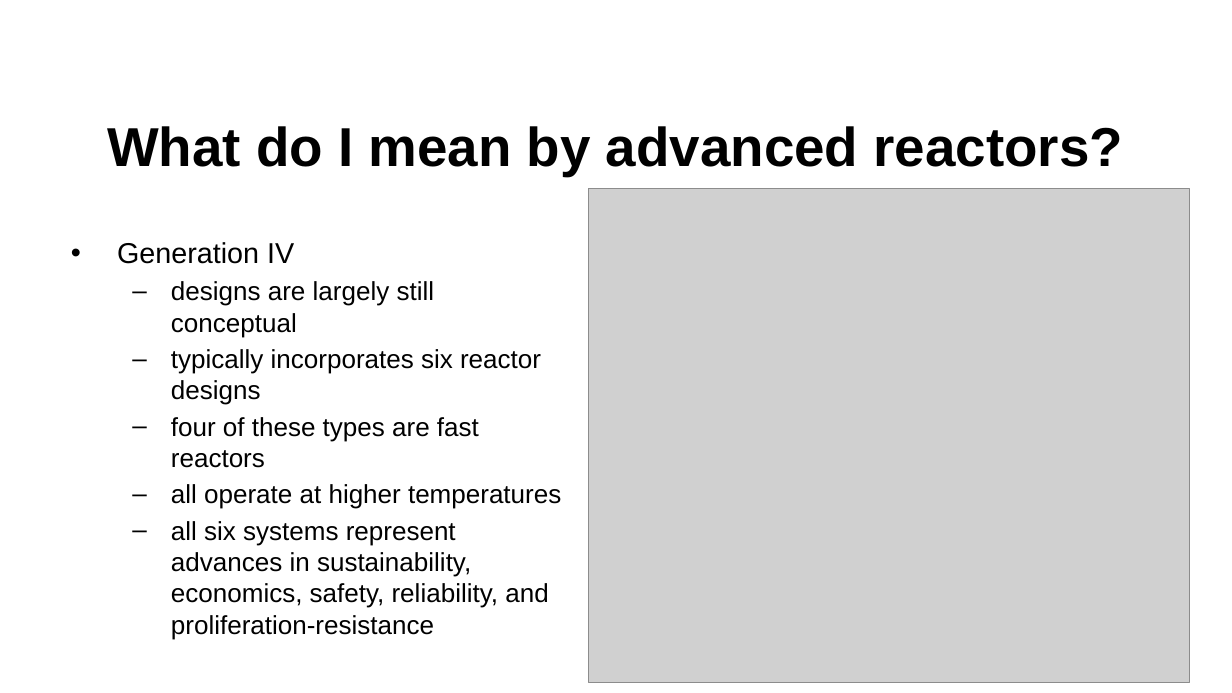
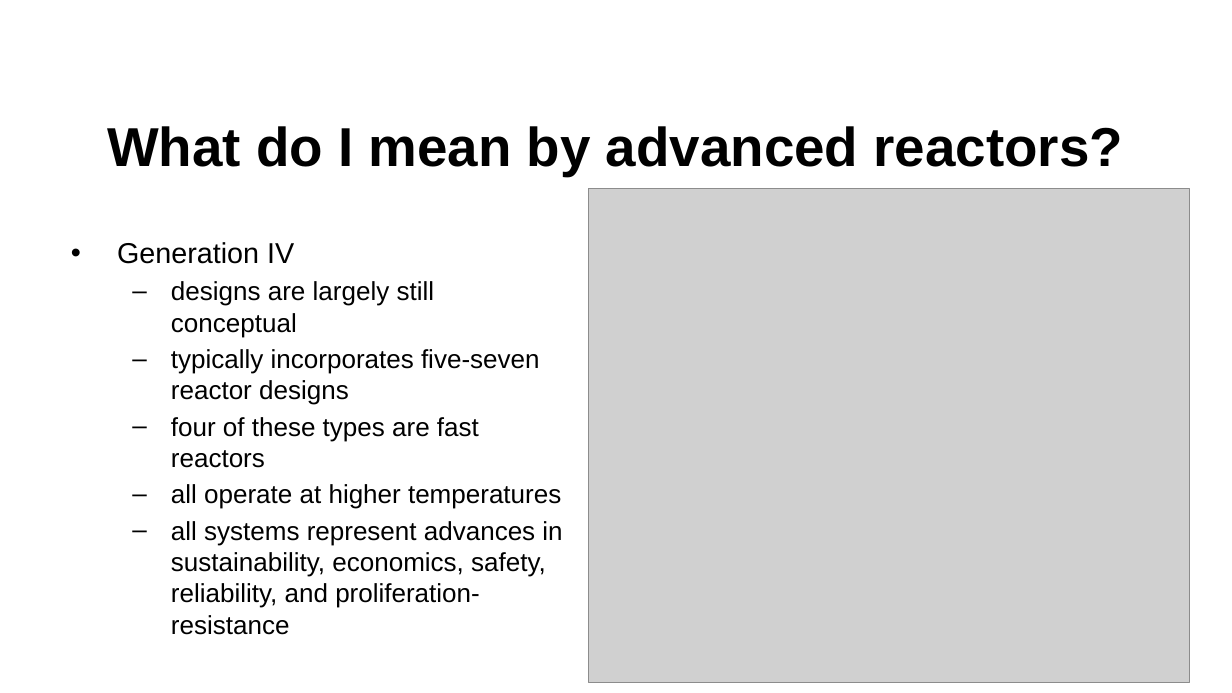
Before and after one commit to benbeeler/TEACHING, a slide deck: slide 13 of Advanced Reactor Materials/Fall2025/Lec1_intro.pptx (slide 12 before the commit). Drawn at 1232x693 pixels with LibreOffice and Linux fonts; fonts in the diff are those of the drawing; grey boxes stand for pictures; background and template pictures are left out. Boxes give left, top, right and bottom in pixels: in the first picture for what was removed or moved away, otherwise in the second. Text is boxed around its words. In the diff, an @@ line names an element or a change of style, - is before the commit and + after.

```diff
--- a/Advanced Reactor Materials/Fall2025/Lec1_intro.pptx
+++ b/Advanced Reactor Materials/Fall2025/Lec1_intro.pptx
@@ text at (171, 349, 540, 405): text changed @@
-  – typically incorporates six reactor designs
+  – typically incorporates five-seven reactor designs
@@ text at (171, 521, 562, 635): text changed @@
-  – all six systems represent advances in sustainability, economics, safety, reliability, and proliferation-resistance
+  – all systems represent advances in sustainability, economics, safety, reliability, and proliferation-resistance
```
Also in this commit, not shown: 4 other slides changed, 1 slide added, 6 other files.
